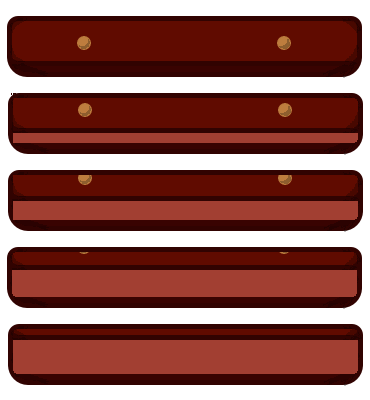
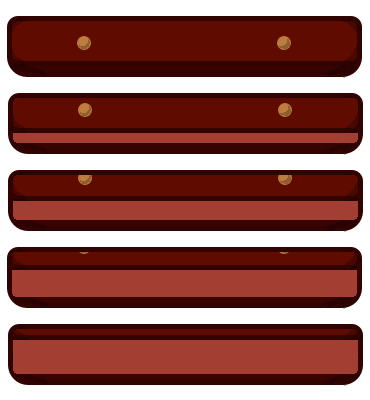
Layers edited between the first and the second 370×400 image:
painted on "bin 5" over (11, 93, 16, 143)
painted on "bin 3" over (13, 175, 16, 220)
